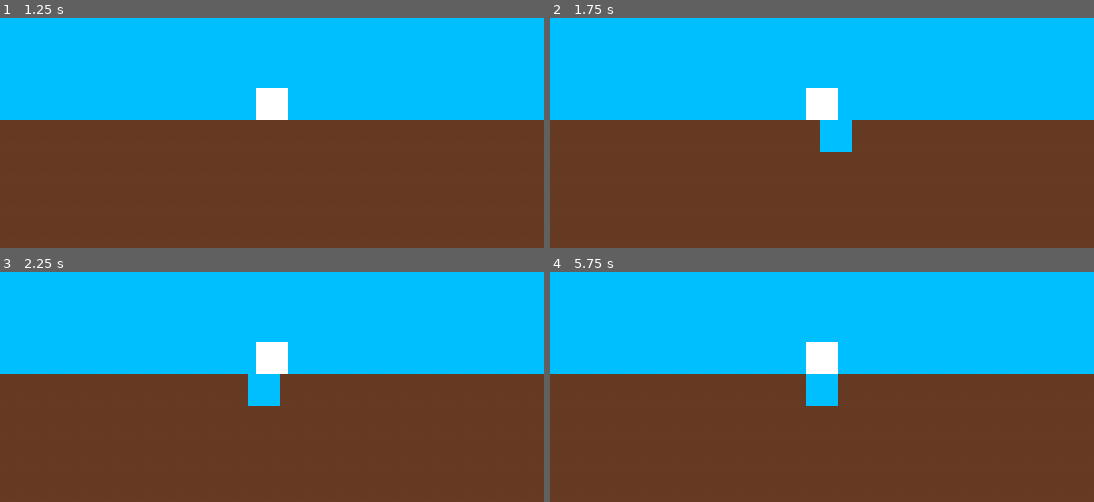
Above: before the commit, frames 1-4 (two rows, left to right).
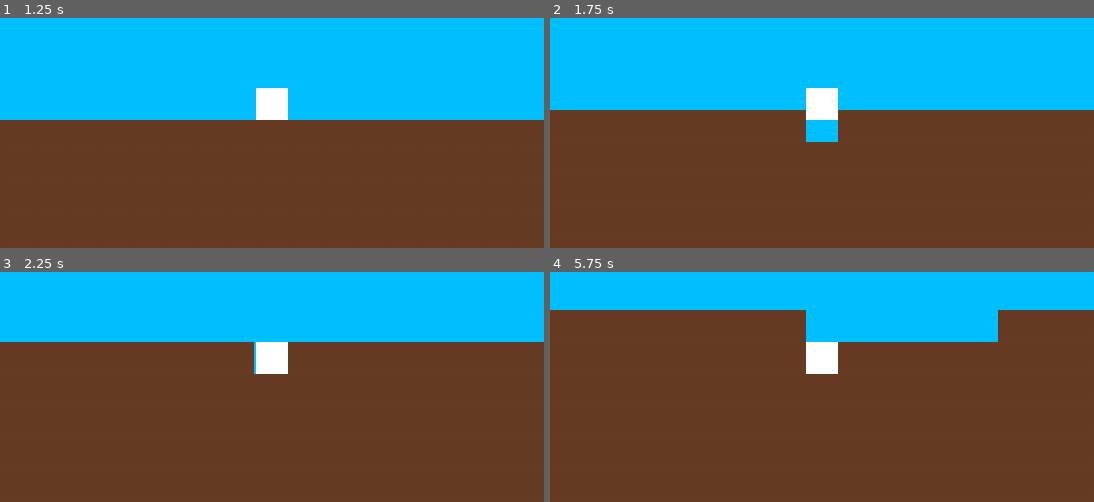
Above: after the commit, the same moments.

Repository: NxtCreator/Entrenched
Game: Godot game, scene res://scenes/main.tscn
The game is run twice, just before and just after one commit, with the same random seed, the same clock (stepped at 60 frames per second) and the same inputs.
Inputs (mouse positions are in pixels of both pictures, inside the frame that each line leads up to):
- Up to frame 1 (1.25 s): tap Enter at 0.5 s; move the mouse to (391, 89) at 0.52 s; hold Right (ui_right) from 0.53 s (still down); tap Alt at 0.6 s; click (391, 89) at 0.67 s
- Up to frame 2 (1.75 s): tap Space at 1.25 s; move the mouse to (713, 119) at 1.27 s; release Right (ui_right) at 1.28 s; hold Down (ui_down) from 1.28 s (still down); tap Shift at 1.35 s
- Up to frame 3 (2.25 s): move the mouse to (326, 295) at 2.02 s; release Down (ui_down) at 2.03 s; hold Right (ui_right) from 2.03 s (still down); tap Alt at 2.1 s
- Up to frame 4 (5.75 s): move the mouse to (794, 414) at 2.77 s; release Right (ui_right) at 2.78 s; hold Up (ui_up) 2.78-3.53 s; tap Shift at 2.85, 4.35 s; click (794, 414) at 2.92 s; tap Enter at 3.5 s; move the mouse to (985, 400) at 3.52 s; hold Left (ui_left) 3.53-5.03 s; tap Alt at 3.6, 5.1 s; move the mouse to (658, 315) at 4.27 s; move the mouse to (849, 357) at 5.02 s; hold Down (ui_down) from 5.03 s (still down); click (849, 357) at 5.17 s

Frame 1 is identical in both runs. In frame 2, 4.8% of the frame differs, in the area x 0-100%, y 40-59%; in frame 3, 14%; in frame 4, 23%, in the area x 0-100%, y 16-59%.

Commit message:
Shrink collision to 14x14 with feet offset so player enters side tunnels

Diff:
--- a/scenes/player.tscn
+++ b/scenes/player.tscn
@@ -1,7 +1,7 @@
 [gd_scene format=3 uid="uid://dcalyfdbvs4i1"]
 
 [sub_resource type="RectangleShape2D" id="RectangleShape2D_62jd7"]
-size = Vector2(16, 16)
+size = Vector2(14, 14)
 
 [node name="Player" type="CharacterBody2D" unique_id=634688996]
 
@@ -9,6 +9,7 @@
 polygon = PackedVector2Array(-8, -8, 8, -8, 8, 8, -8, 8)
 
 [node name="CollisionShape2D" type="CollisionShape2D" parent="." unique_id=724972775]
+position = Vector2(0, 1)
 shape = SubResource("RectangleShape2D_62jd7")
 
 [node name="Camera2D" type="Camera2D" parent="." unique_id=517018494]
--- a/scripts/player.gd
+++ b/scripts/player.gd
@@ -30,10 +30,14 @@
 	if dig_time >= DIG_TIME:
 		ground.erase_cell(cell)
 		dig_time = 0.0
-
 func _physics_process(delta: float) -> void:
 	var dir := Input.get_axis("ui_left", "ui_right")
 	velocity.y  = min(velocity.y + GRAVITY * delta, MAX_FALL)
-	velocity.x = dir * SPEED
+	if Input.is_action_pressed("ui_down"):
+		var col := ground.local_to_map(ground.to_local(global_position)).x
+		var center_x := ground.to_global(ground.map_to_local(Vector2i(col, 0))).x
+		velocity.x = clampf((center_x - global_position.x) * 12.0, -SPEED, SPEED)
+	else:
+		velocity.x = Input.get_axis("ui_left", "ui_right") * SPEED
 	move_and_slide()
 	_dig(delta)
